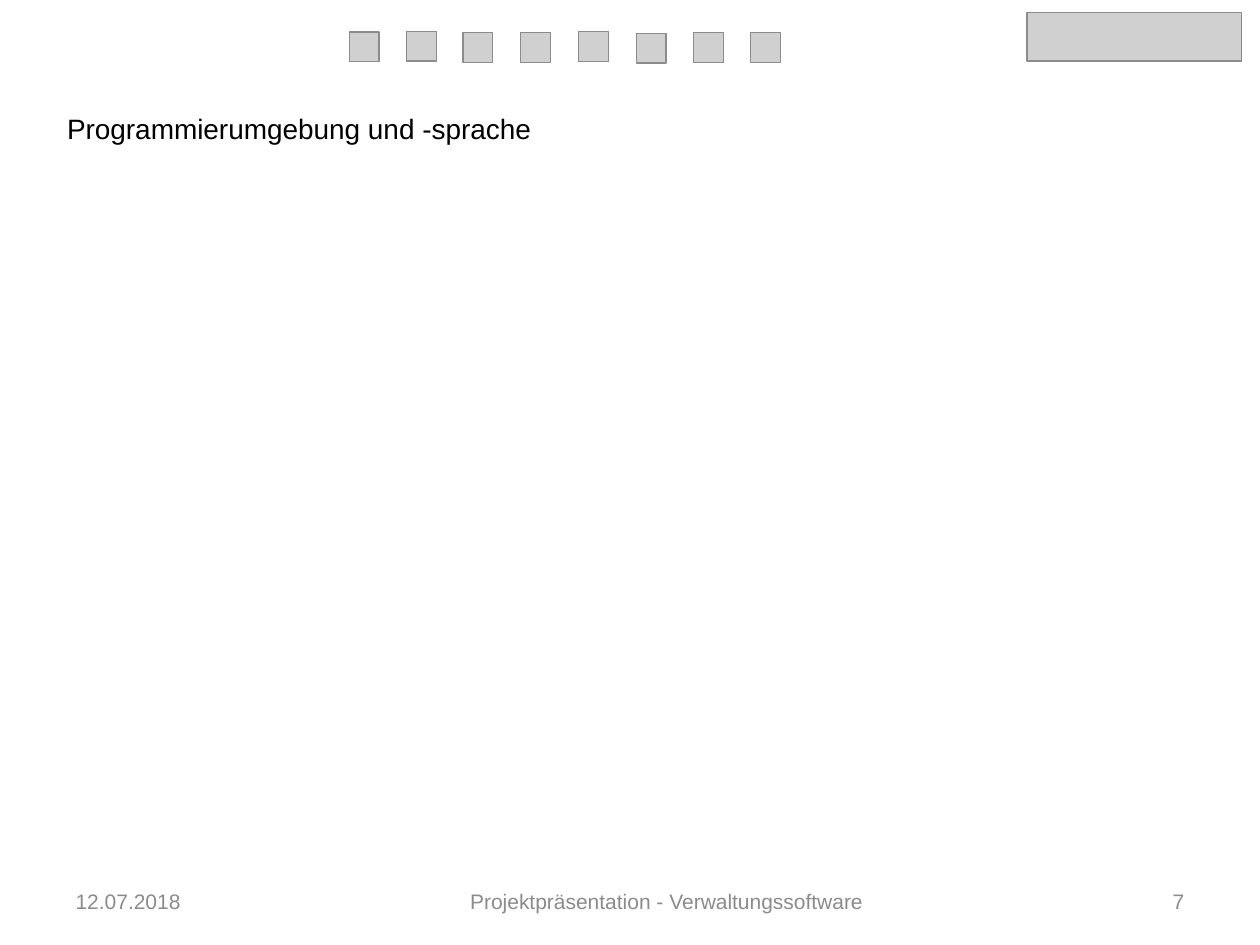
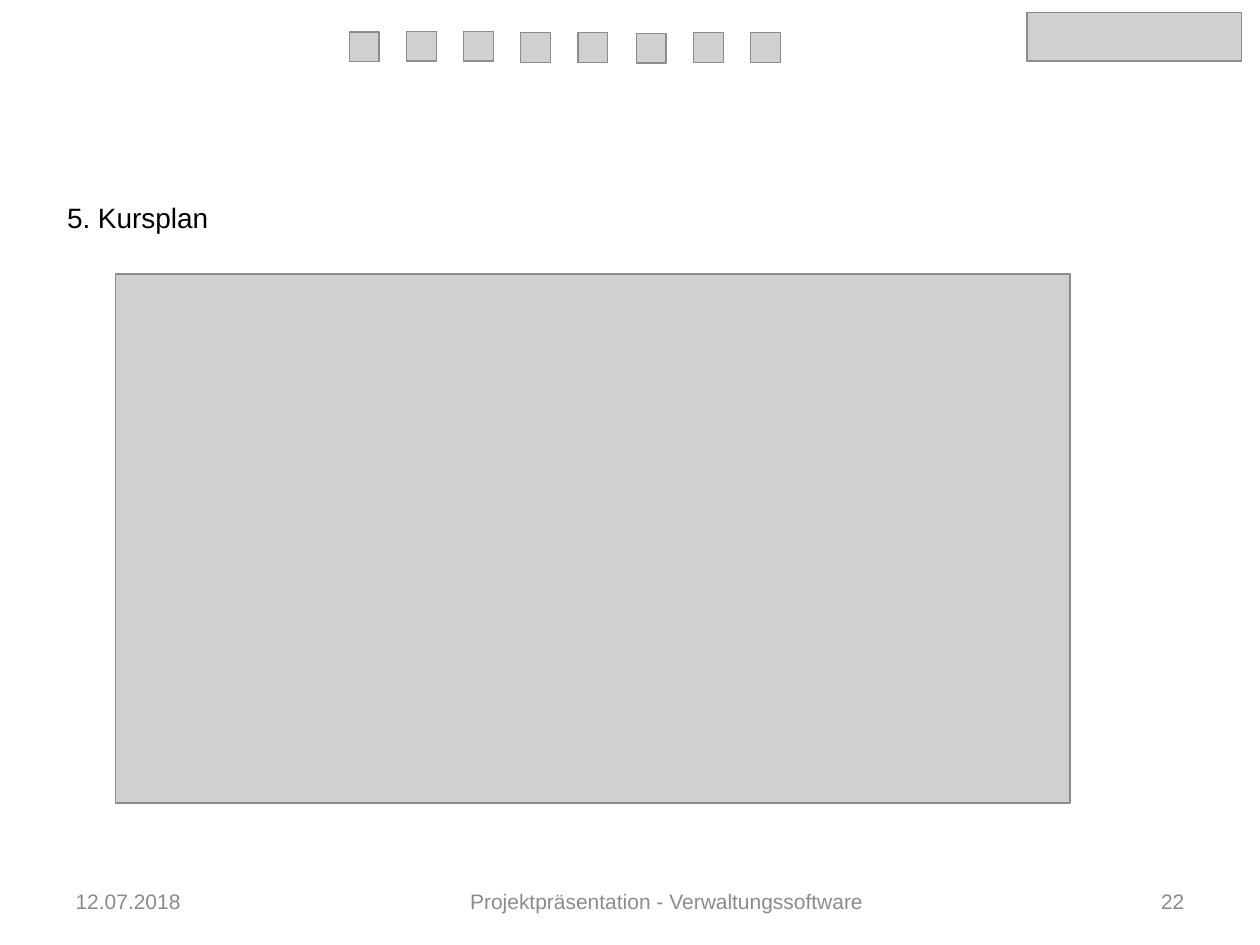
Before and after one commit to Verwaltungsprogramm/Fitnessstudio, a slide deck: slide 22 of Präsentation_FIT.pptx (slide 7 before the commit). Drawn at 1260x945 pixels with LibreOffice and Linux fonts; fonts in the diff are those of the drawing; grey boxes stand for pictures. Boxes give left, top, right and bottom in pixels: in the first picture for what was removed or moved away, otherwise in the second. Text is boxed around its words. In the diff, an @@ line names an element or a change of style, - is before the commit and + after.

```diff
--- a/Präsentation_FIT.pptx
+++ b/Präsentation_FIT.pptx
@@ text removed at box(67, 118, 531, 144) @@
-Programmierumgebung und -sprache
@@ text added at box(67, 207, 208, 234), 16 pt, text #000000 @@
+5. Kursplan
@@ picture added at box(116, 275, 1070, 804) @@
@@ page number at box(1161, 894, 1184, 909): text changed @@
-7
+22
```
Also in this commit, not shown: 13 other slides changed, 11 slides added.
